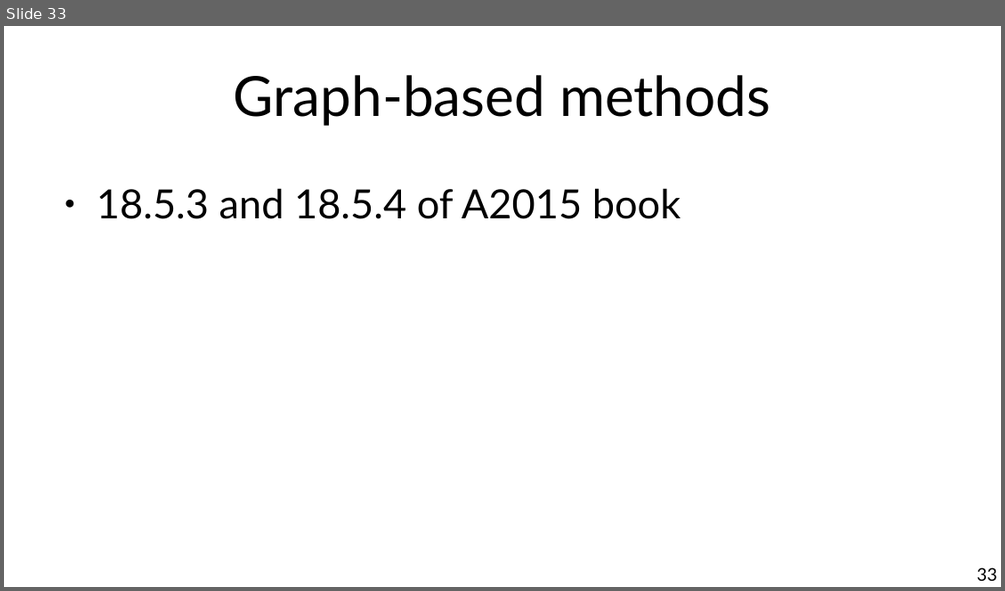
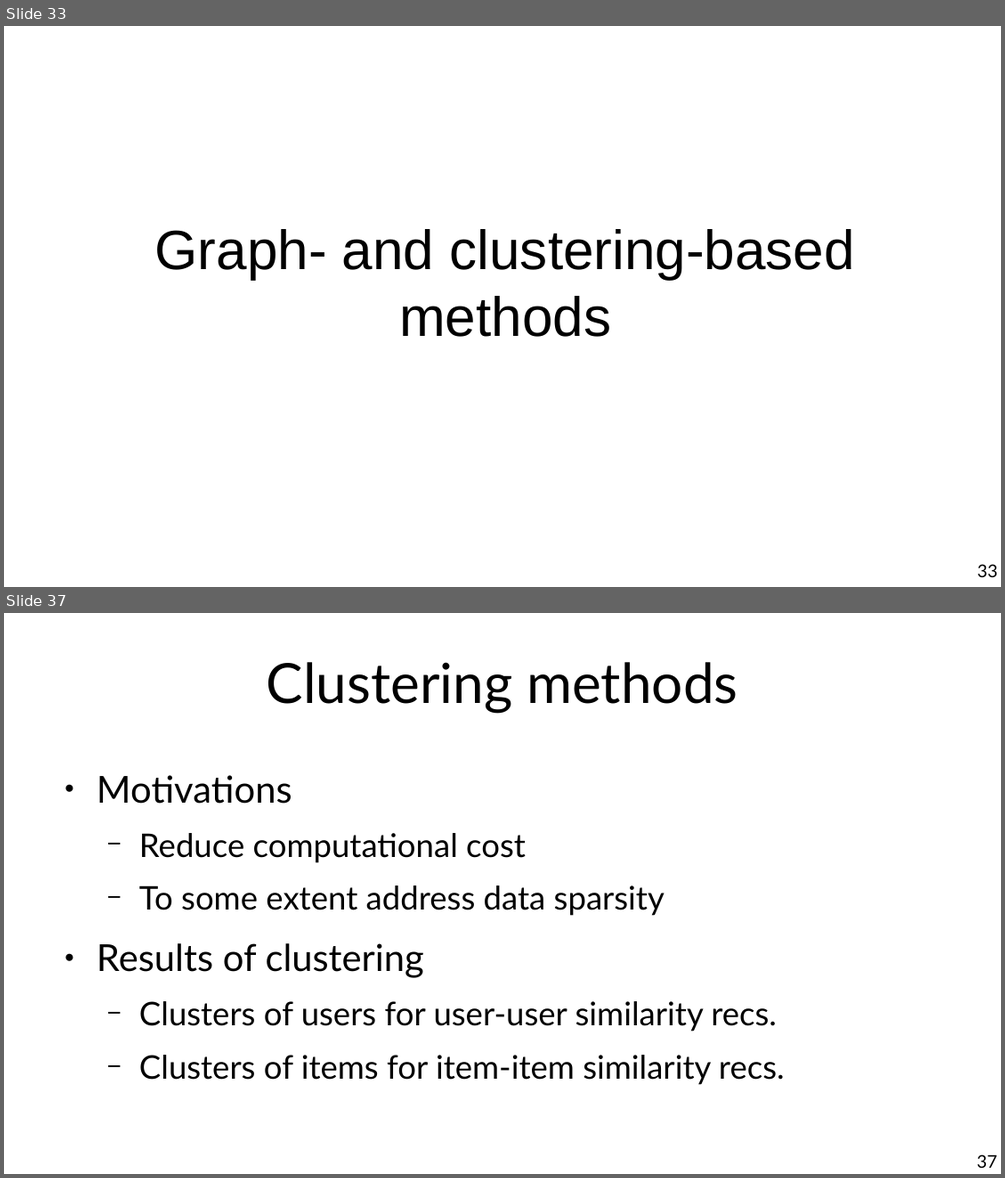
Before and after one commit to marco-calautti/data-mining-course, a slide deck: theory/tt08_recommender_systems.odp. Shown one above the other, each under a label of ours: slide 33 before the commit, slides 33 and 37 after it; the slides between them are not shown. The pictures are 1005x591 and 1005x1178 pixels, drawn with LibreOffice and Linux fonts; fonts in the diff are those of the drawing. Boxes give left, top, right and bottom in pixels: in the first picture for what was removed or moved away, otherwise in the second. Text is boxed around its words. In the diff, an @@ line names an element or a change of style, - is before the commit and + after.

```diff
--- a/theory/tt08_recommender_systems.odp
+++ b/theory/tt08_recommender_systems.odp
@@ slide 37 added at <box>4,613,1001,1174</box>, background #FFFFFF @@
@@ title added at <box>267,662,737,713</box>, 44 pt, text #000000 @@
+Clustering methods
@@ text added at <box>97,775,785,1085</box>, 25.9 pt, text #000000 @@
+● Motivations
+  − Reduce computational cost
+  − To some extent address data sparsity
+● Results of clustering
+  − Clusters of users for user-user similarity recs.
+  − Clusters of items for item-item similarity recs.
@@ page number added at <box>977,1154,997,1167</box>, 14 pt, text #000000 @@
+37
@@ slide 33 changed as well @@
@@ text removed at <box>97,188,680,219</box> @@
-● 18.5.3 and 18.5.4 of A2015 book
@@ title at <box>155,229,855,337</box>: text changed; font Lato to Arial @@
-Graph-based methods
+Graph- and clustering-based
+methods
@@ page number: place and size @@
-page number at <box>977,567,997,580</box>
+page number at <box>977,564,997,577</box>
```
Also in this commit, not shown: 10 other slides changed, 23 other slides added, 1 slide removed.
